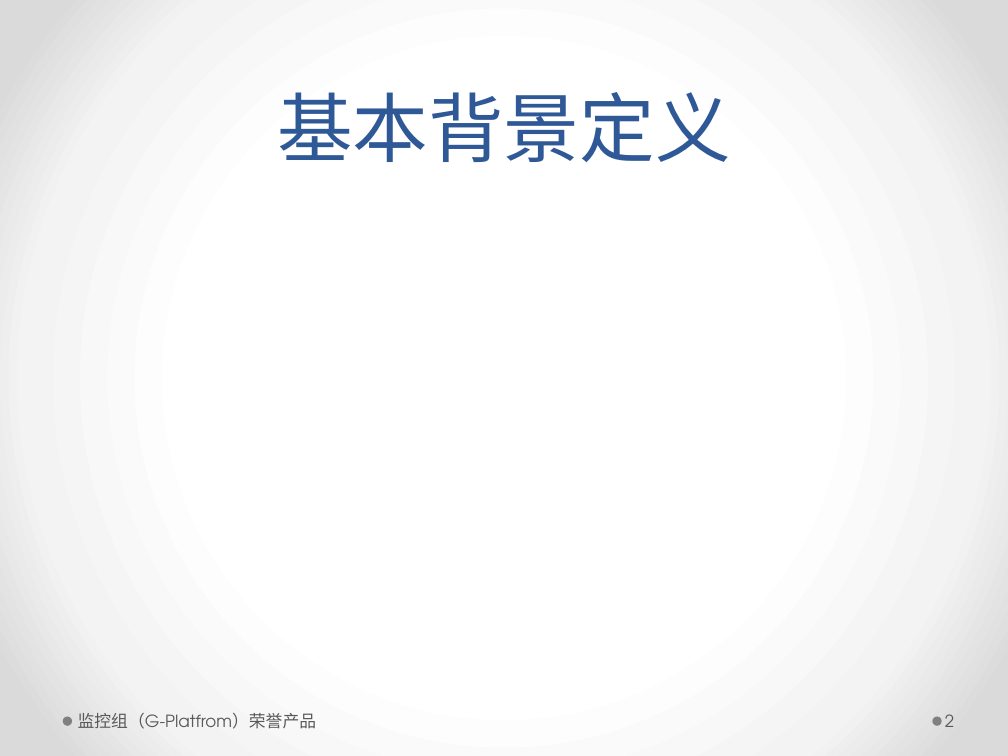
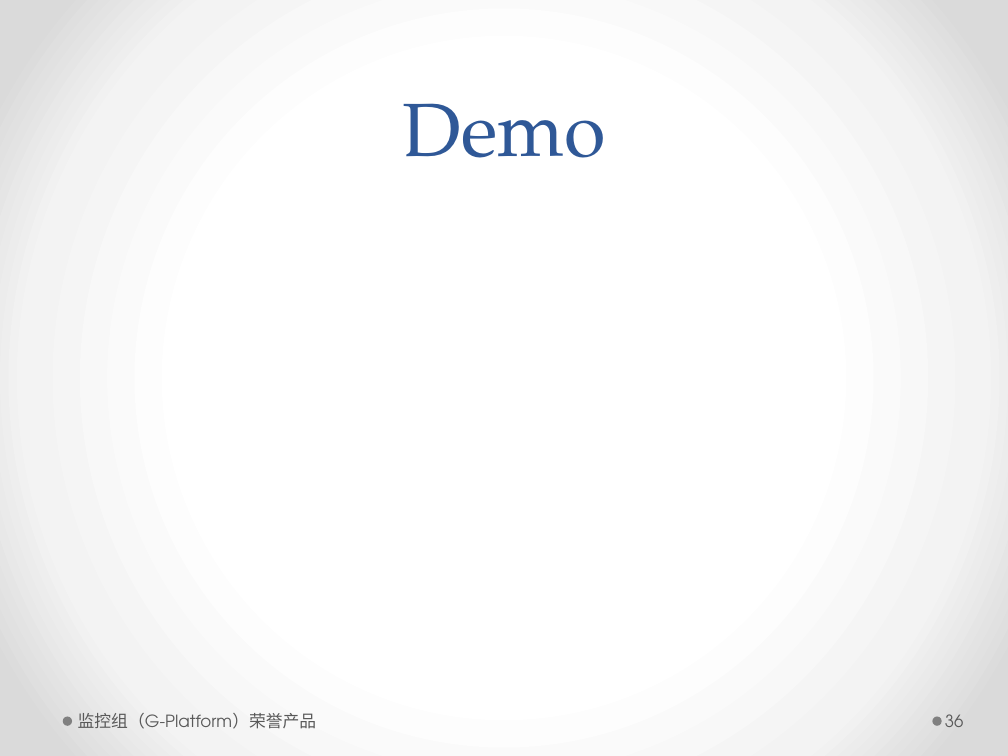
Before and after one commit to ccnt/ccntdb.core.algorithm, a slide deck: slide 36 of Algorithm/文档/ccntDB分布式数据库一致性问题.pptx (slide 2 before the commit). Drawn at 1008x756 pixels with LibreOffice and Linux fonts; fonts in the diff are those of the drawing. Boxes give left, top, right and bottom in pixels: in the first picture for what was removed or moved away, otherwise in the second. Text is boxed around its words. In the diff, an @@ line names an element or a change of style, - is before the commit and + after.

```diff
--- a/Algorithm/文档/ccntDB分布式数据库一致性问题.pptx
+++ b/Algorithm/文档/ccntDB分布式数据库一致性问题.pptx
@@ title at bbox=[403, 103, 606, 158]: text changed @@
-基本背景定义
+Demo
@@ text at bbox=[78, 713, 317, 729]: text changed @@
-监控组（G-Platfrom）荣誉产品
+监控组（G-Platform）荣誉产品
@@ page number at bbox=[945, 714, 964, 727]: text changed @@
-2
+36
```
Also in this commit, not shown: 9 other slides changed, 29 slides added.
